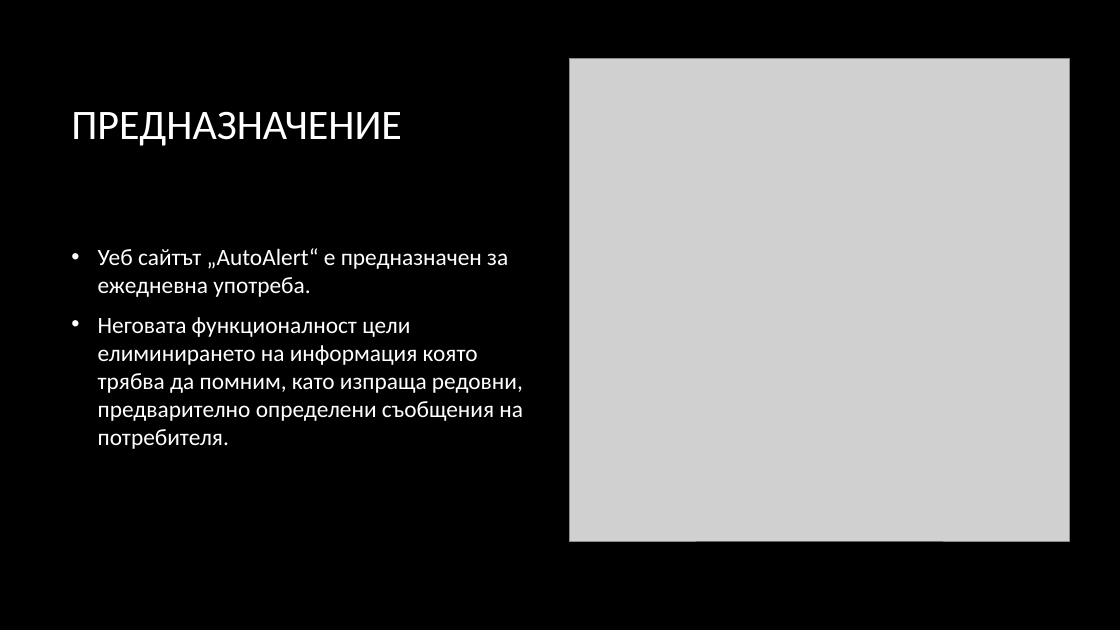
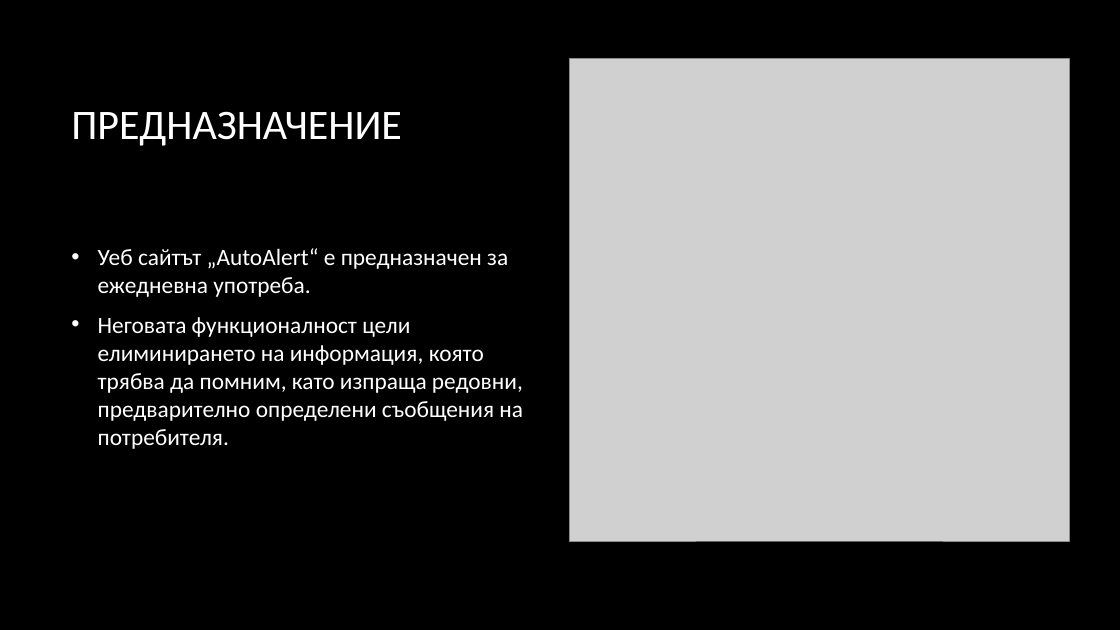
Before and after one commit to EmilDol/2023-24-project-olimpiada, a slide deck: slide 3 of src/AutoAlert/Documentation/9.pptx. Drawn at 1120x630 pixels with LibreOffice and Linux fonts; fonts in the diff are those of the drawing; grey boxes stand for pictures; background and template pictures are left out. Boxes give left, top, right and bottom in pixels: in the first picture for what was removed or moved away, otherwise in the second. Text is boxed around its words. In the diff, an @@ line names an element or a change of style, - is before the commit and + after.

```diff
--- a/src/AutoAlert/Documentation/9.pptx
+++ b/src/AutoAlert/Documentation/9.pptx
@@ text at bbox=[98, 317, 523, 449]: text changed @@
-• Неговата функционалност цели елиминирането на информация която трябва да помним, като изпраща редовни, предварително определени съобщения на потребителя.
+• Неговата функционалност цели елиминирането на информация, която трябва да помним, като изпраща редовни, предварително определени съобщения на потребителя.
```
Also in this commit, not shown: 1 other slide changed.
